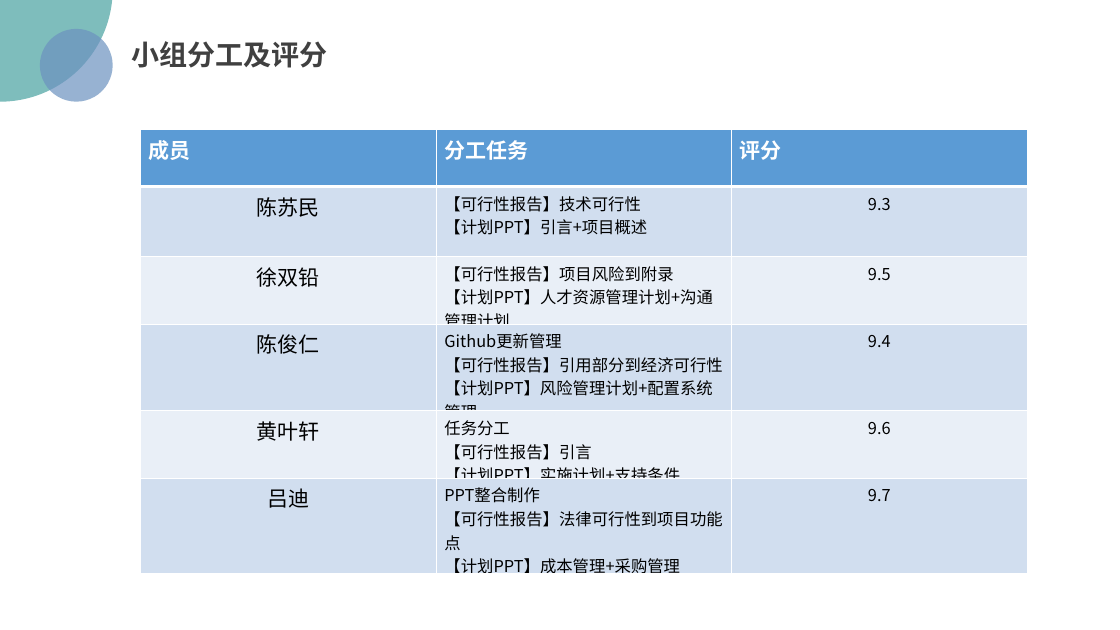
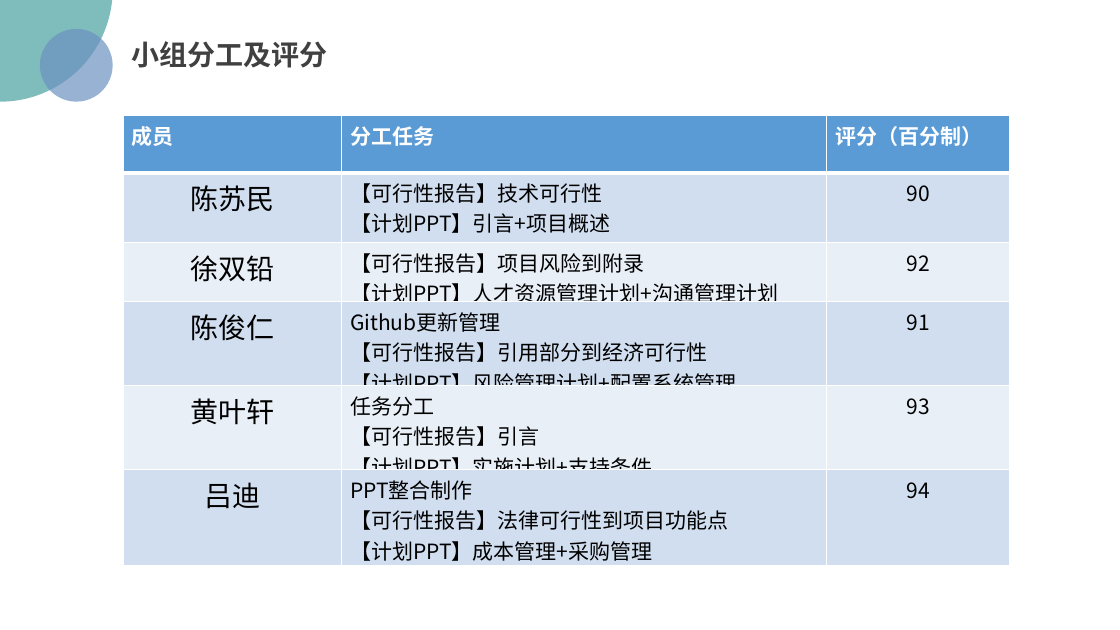
Before and after one commit to PRD2018/PRD2018-G15, a slide deck: slide 64 of 受控文档/01-需求工程项目计划/[PRD-15]需求工程项目计划.pptx (slide 63 before the commit). Drawn at 1120x630 pixels with LibreOffice and Linux fonts; fonts in the diff are those of the drawing; background and template pictures are left out. Boxes give left, top, right and bottom in pixels: in the first picture for what was removed or moved away, otherwise in the second. Text is boxed around its words. In the diff, an @@ line names an element or a change of style, - is before the commit and + after.

Commit message:
2018-11-2
更新 需求工程项目计划PPT

```diff
--- a/受控文档/01-需求工程项目计划/[PRD-15]需求工程项目计划.pptx
+++ b/受控文档/01-需求工程项目计划/[PRD-15]需求工程项目计划.pptx
@@ table at [124, 116, 1011, 565] @@
-row 1, column 3: 评分
+row 1, column 3: 评分（百分制）
-row 2, column 3: 9.3
+row 2, column 3: 90
-row 3, column 3: 9.5
+row 3, column 3: 92
-row 4, column 3: 9.4
+row 4, column 3: 91
-row 5, column 3: 9.6
+row 5, column 3: 93
-row 6, column 3: 9.7
+row 6, column 3: 94
@@ size 18 to 24 pt in "陈苏民", "徐双铅", "陈俊仁", "黄叶轩" and 1 more places @@
@@ size 14 to 18 pt in "【可行性报告】技术可行性", "【计划PPT】引言+项目概述", "【可行性报告】项目风险到附录", "【计划PPT】人才资源管理计划+沟通管理计划" and 9 more places @@
@@ table: place and size @@
-table at [140, 129, 1028, 582]
+table at [124, 116, 1011, 565]
```
Also in this commit, not shown: 40 other slides changed, 5 slides added, 4 slides removed.
